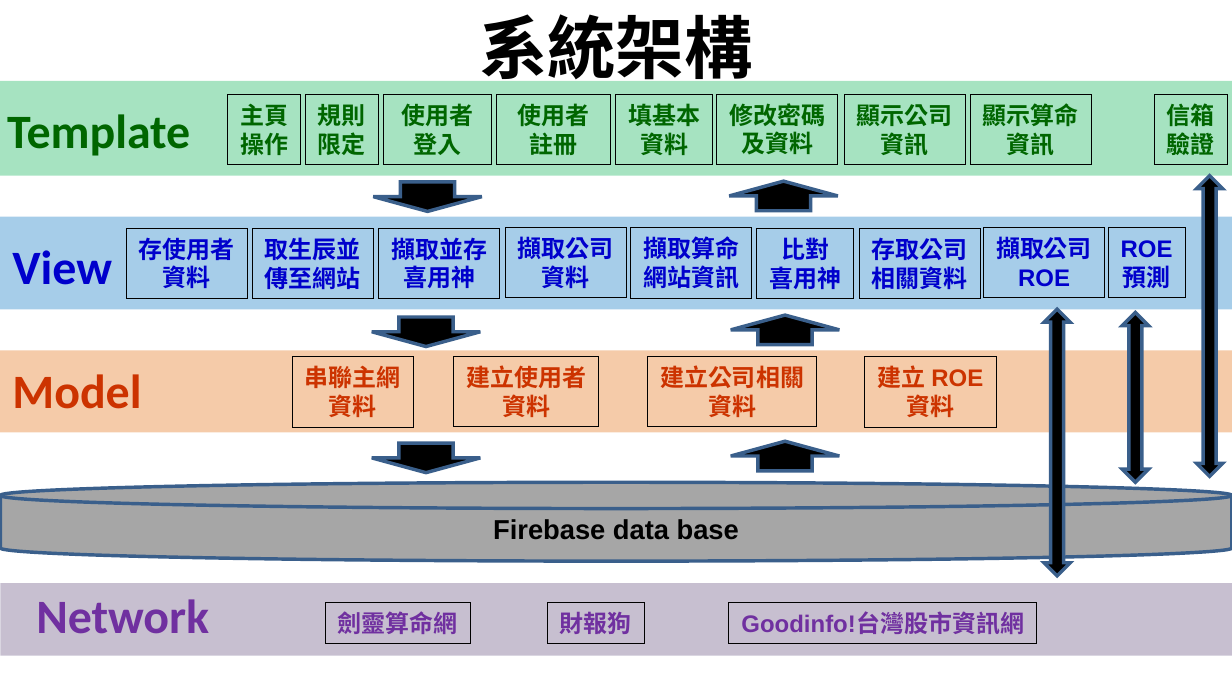
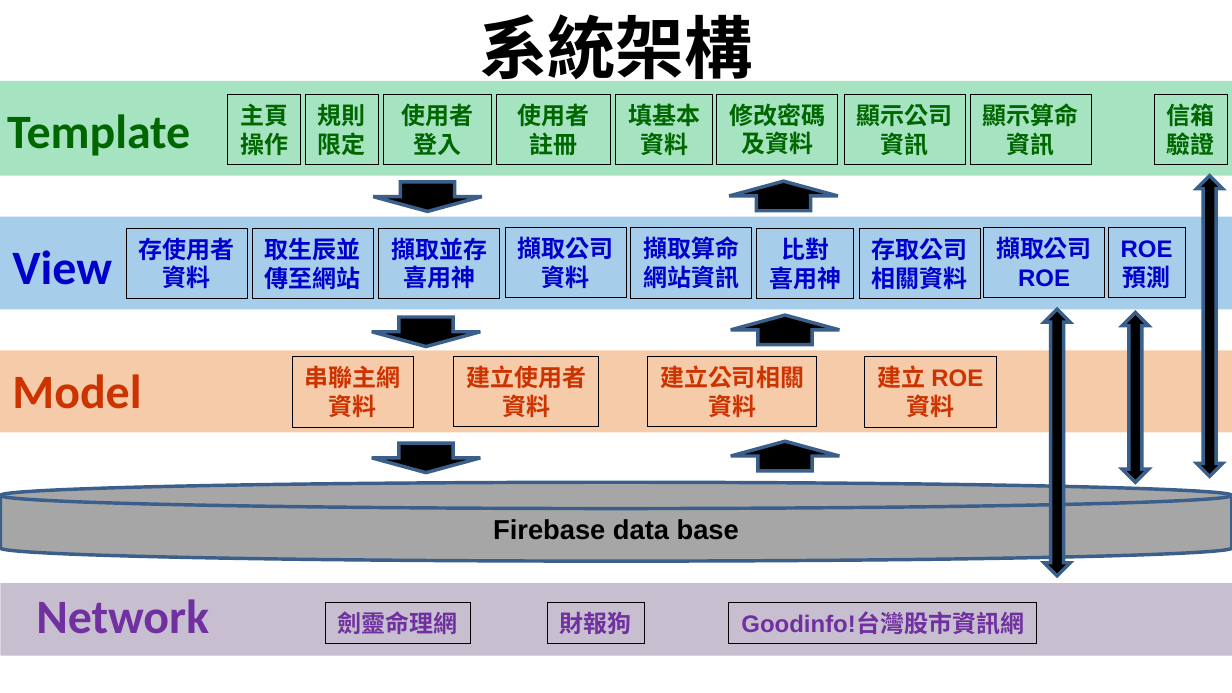
Before and after one commit to PoChiaoLin/nativityAnalysis, a slide deck: slide 4 of 套版 墨竹.pptx. Drawn at 1232x693 pixels with LibreOffice and Linux fonts; fonts in the diff are those of the drawing; background and template pictures are left out. Boxes give left, top, right and bottom in pixels: in the first picture for what was removed or moved away, otherwise in the second. Text is boxed around its words. In the diff, an @@ line names an element or a change of style, - is before the commit and + after.

```diff
--- a/套版 墨竹.pptx
+++ b/套版 墨竹.pptx
@@ text in rectangle at (338,611,458,634): text changed @@
-劍靈算命網
+劍靈命理網
```
Also in this commit, not shown: 4 other slides changed, 6 slides added.
